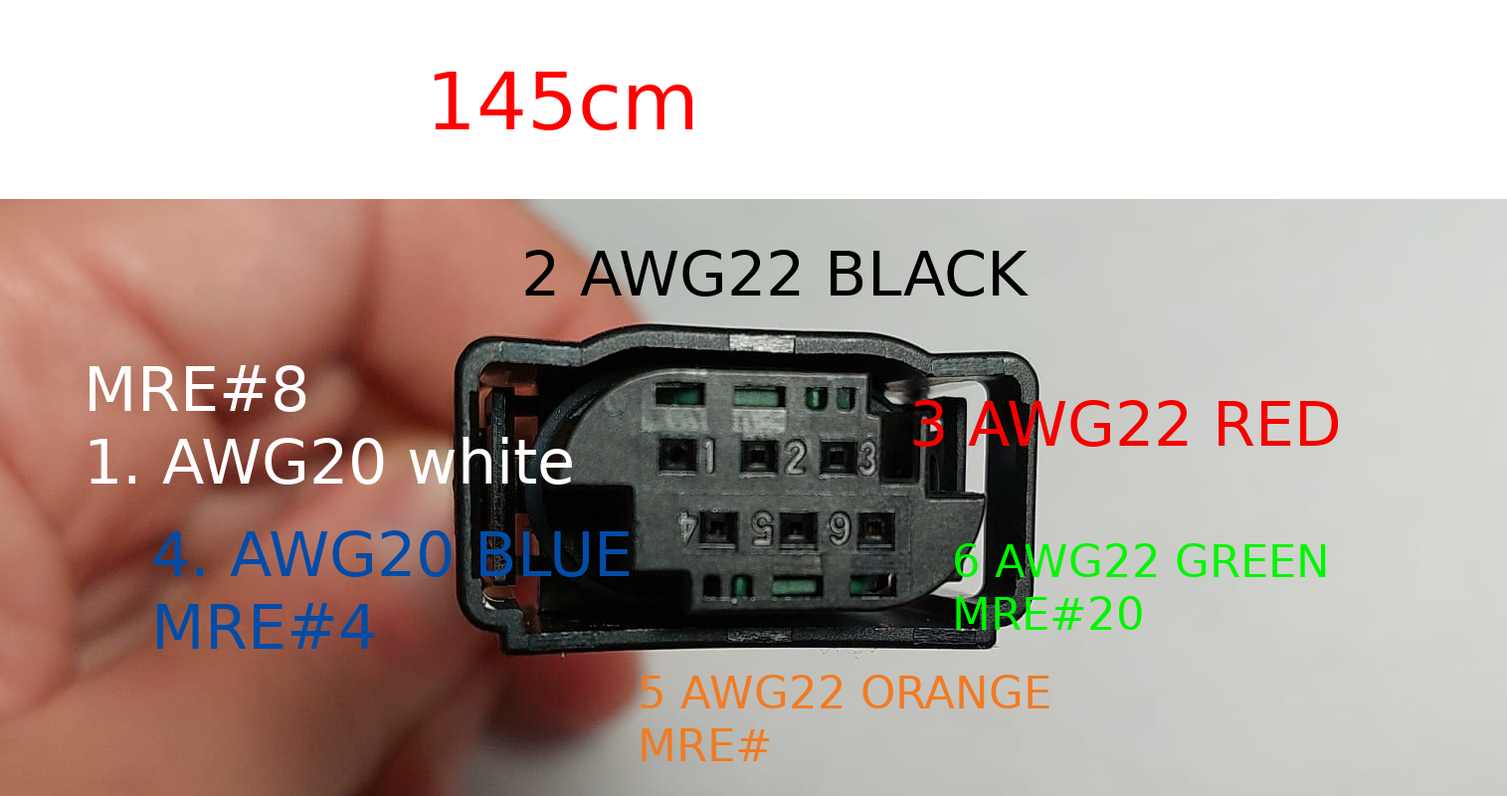
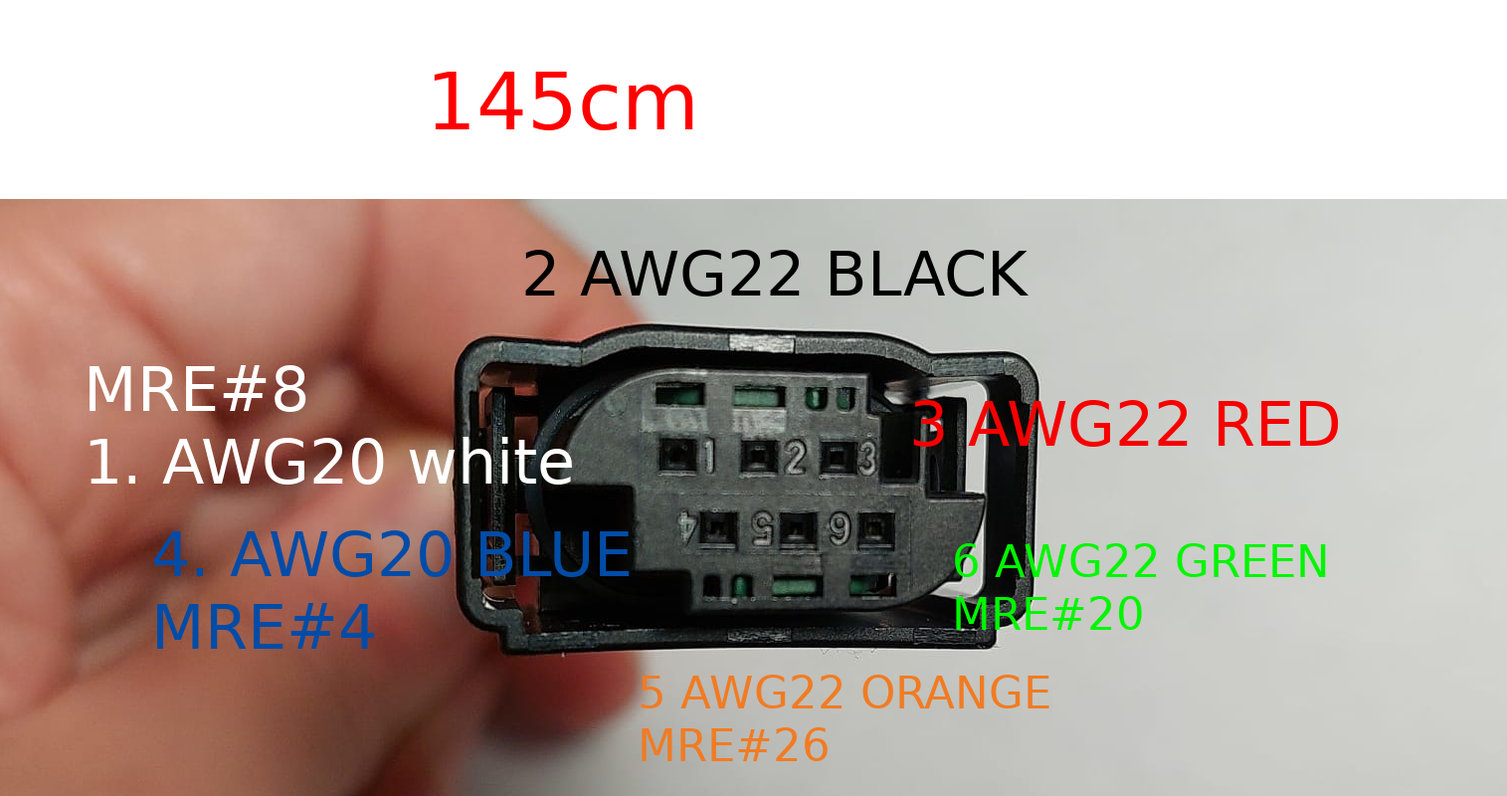
Layer changes from the first (1507, 796) image to the second:
painted on "5 AWG22 ORANGE ..." over [776,727,828,762]
